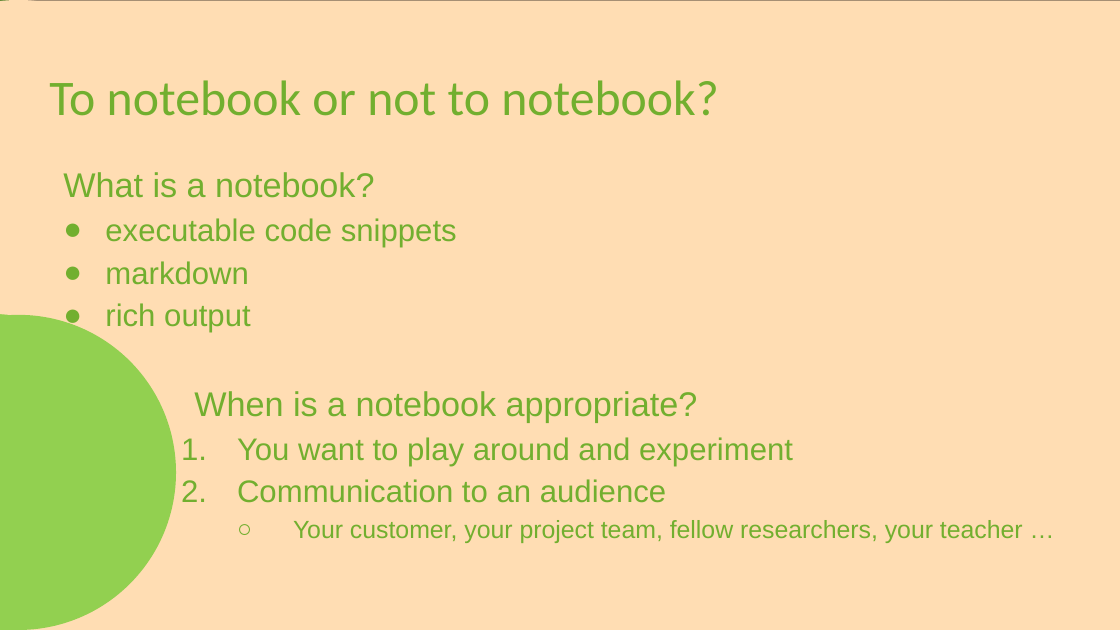
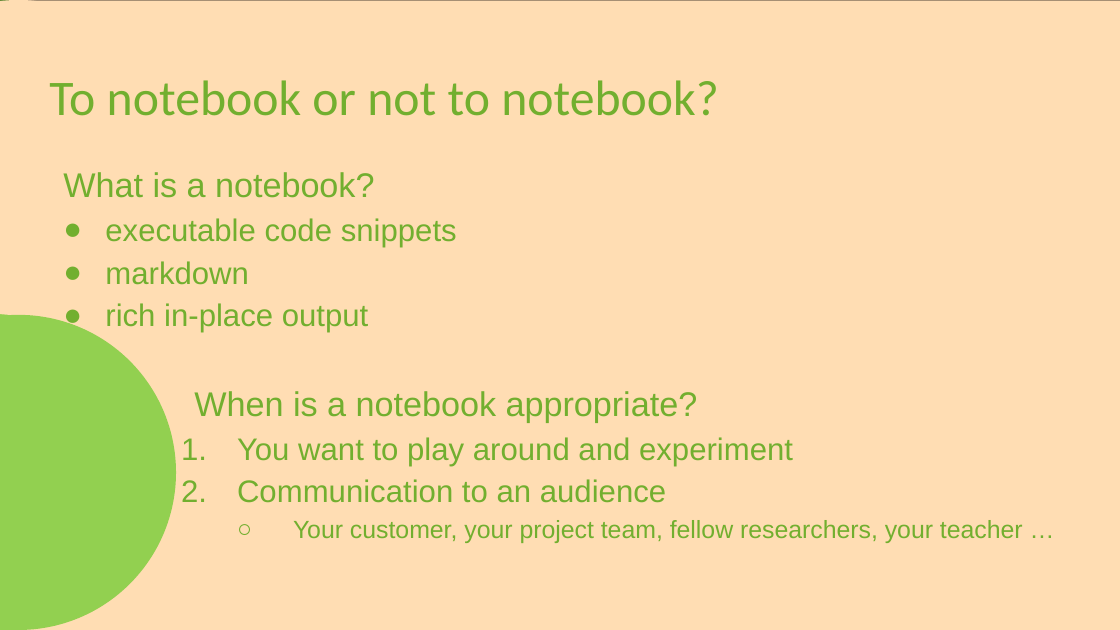
Before and after one commit to frank-trollmann/machine-learning_example-project, a slide deck: slide 12 of documentation/Session 1.pptx. Drawn at 1120x630 pixels with LibreOffice and Linux fonts; fonts in the diff are those of the drawing. Boxes give left, top, right and bottom in pixels: in the first picture for what was removed or moved away, otherwise in the second. Text is boxed around its words. In the diff, an @@ line names an element or a change of style, - is before the commit and + after.

```diff
--- a/documentation/Session 1.pptx
+++ b/documentation/Session 1.pptx
@@ text at <box>105,303,369,333</box>: text changed @@
-● rich output
+● rich in-place output
```
Also in this commit, not shown: 6 other slides changed, 2 other files.
